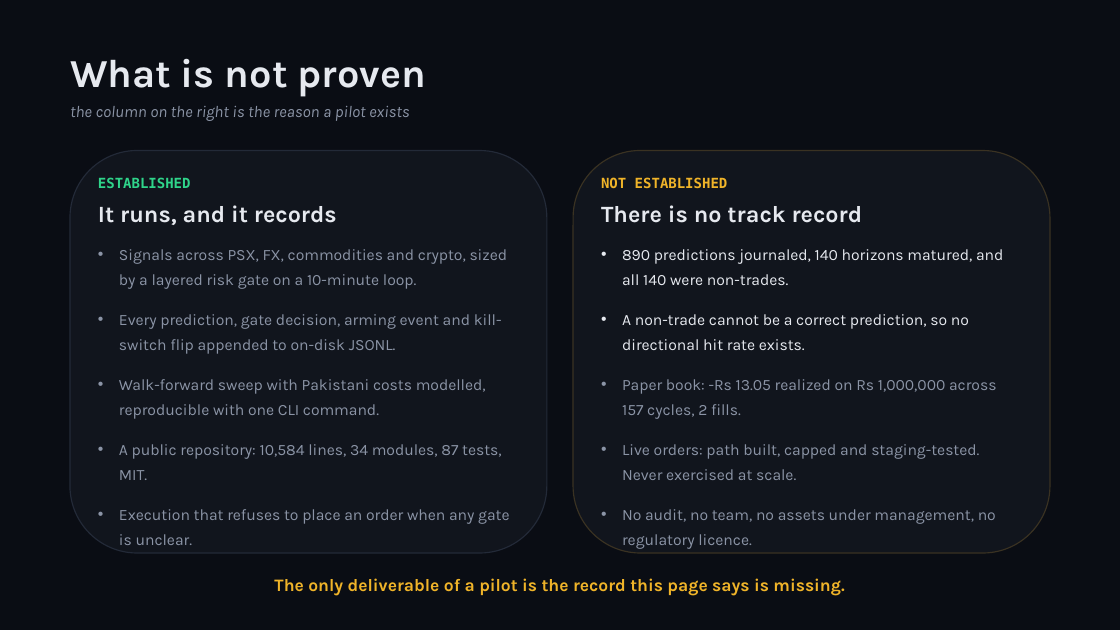
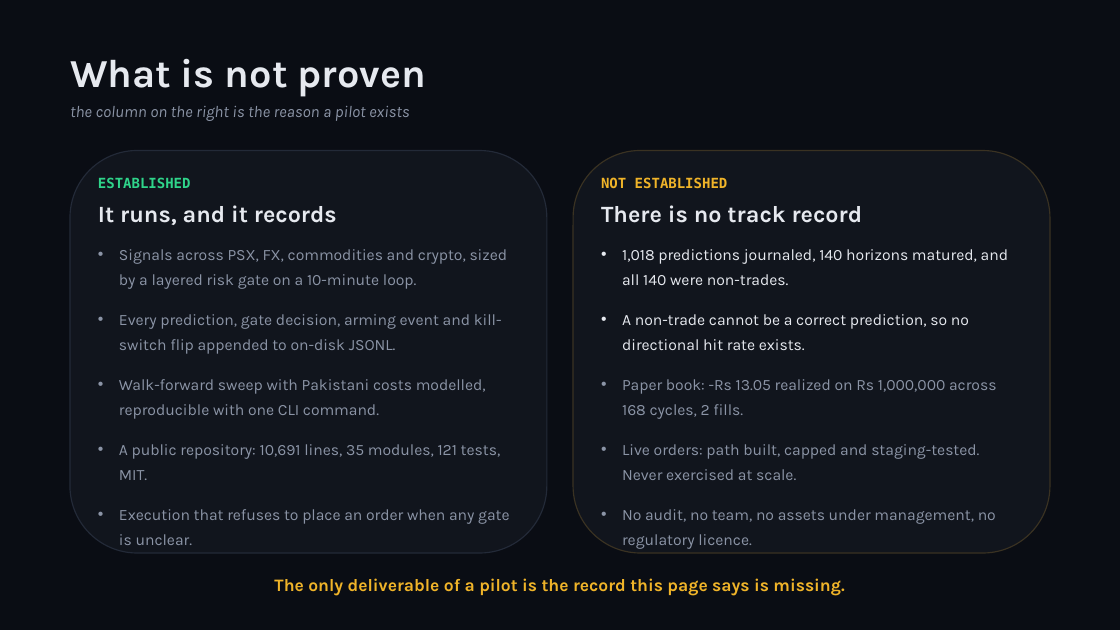
Before and after one commit to zhaider5142009-oss/kairos, a slide deck: slide 6 of docs/investors/KAIROS_Investor_Deck.pptx. Drawn at 1120x630 pixels with LibreOffice and Linux fonts; fonts in the diff are those of the drawing. Boxes give left, top, right and bottom in pixels: in the first picture for what was removed or moved away, otherwise in the second. Text is boxed around its words. In the diff, an @@ line names an element or a change of style, - is before the commit and + after.

```diff
--- a/docs/investors/KAIROS_Investor_Deck.pptx
+++ b/docs/investors/KAIROS_Investor_Deck.pptx
@@ text at (622, 249, 1008, 264): text changed @@
-• 890 predictions journaled, 140 horizons matured, and all 140 were non-trades.
+• 1,018 predictions journaled, 140 horizons matured, and all 140 were non-trades.
@@ text at (622, 379, 996, 419): text changed @@
-• Paper book: -Rs 13.05 realized on Rs 1,000,000 across 157 cycles, 2 fills.
+• Paper book: -Rs 13.05 realized on Rs 1,000,000 across 168 cycles, 2 fills.
@@ text at (119, 444, 501, 480): text changed @@
-• A public repository: 10,584 lines, 34 modules, 87 tests, MIT.
+• A public repository: 10,691 lines, 35 modules, 121 tests, MIT.
```
Also in this commit, not shown: 4 other slides changed, 13 other files.
